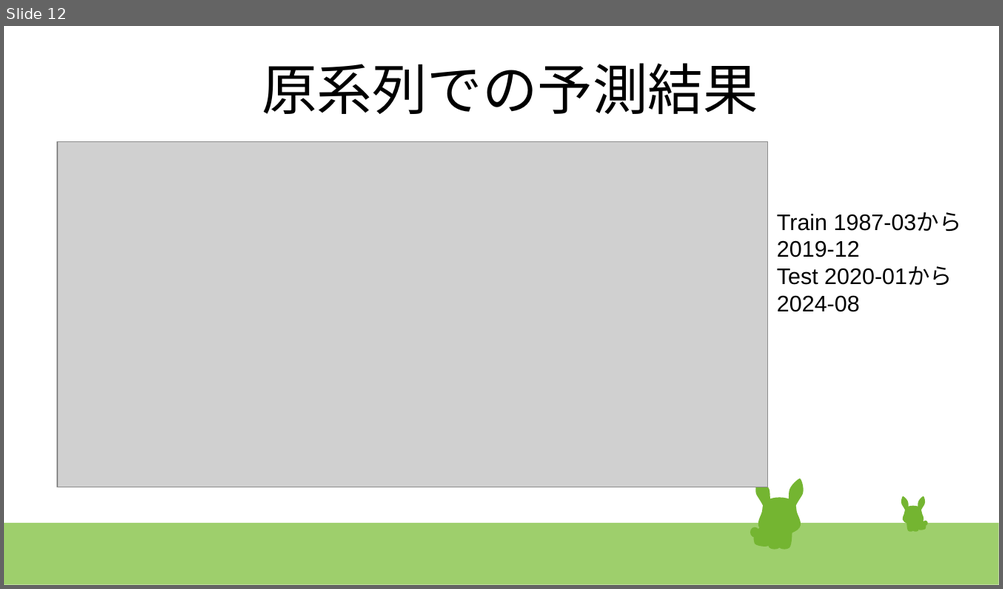
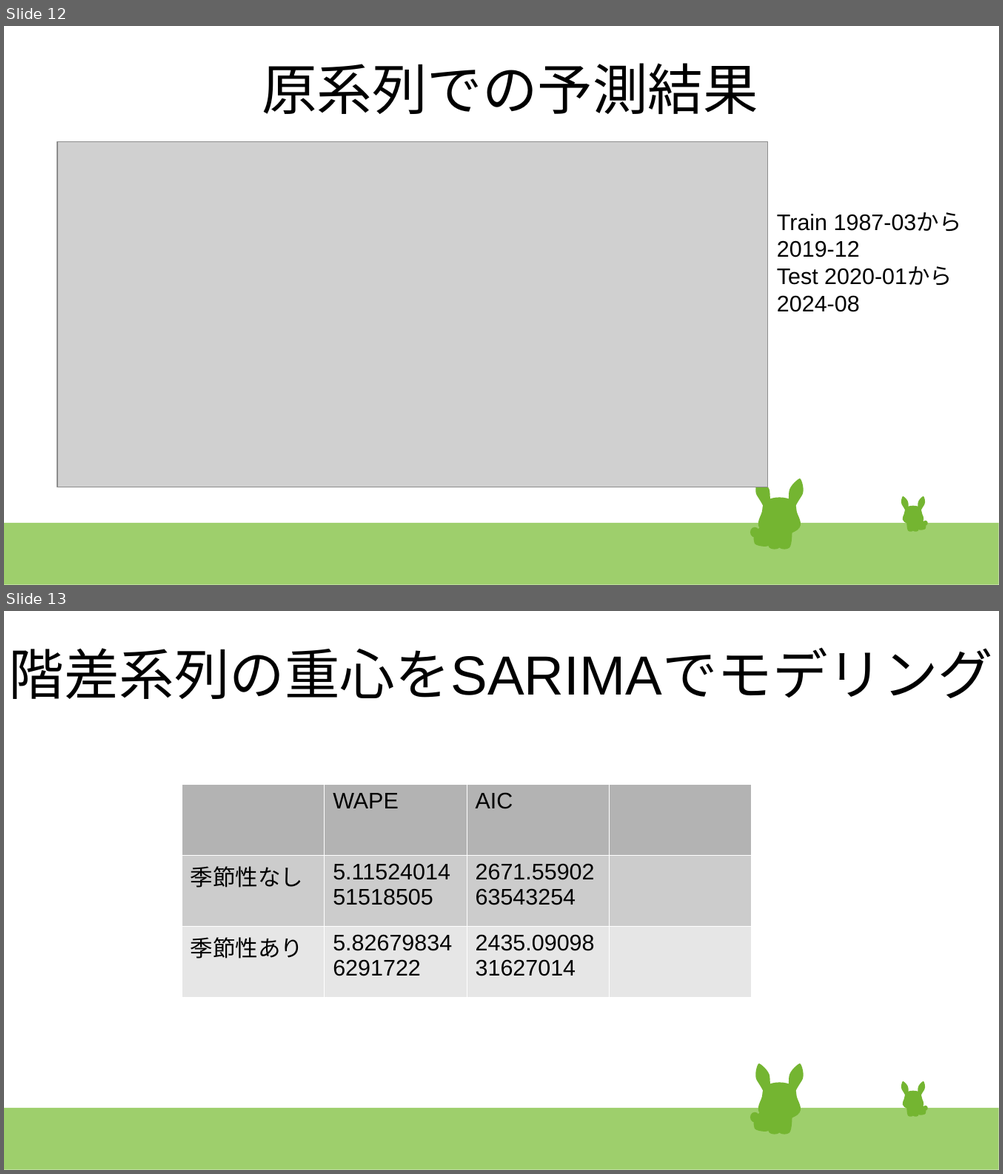
Before and after one commit to kawagashira/deepcraft, a slide deck: time_series/time_series.pptx. Shown one above the other, each under a label of ours: slide 12 before the commit, slides 12 and 13 after it. The pictures are 1003x589 and 1003x1174 pixels, drawn with LibreOffice and Linux fonts; fonts in the diff are those of the drawing; grey boxes stand for pictures. Boxes give left, top, right and bottom in pixels: in the first picture for what was removed or moved away, otherwise in the second. Text is boxed around its words. In the diff, an @@ line names an element or a change of style, - is before the commit and + after.

```diff
--- a/time_series/time_series.pptx
+++ b/time_series/time_series.pptx
@@ slide 13 added at [4, 611, 999, 1170], background #FFFFFF; not listed: 47 template elements that a slide beside it also shows @@
@@ title added at [9, 647, 993, 699], 44 pt, text #000000 @@
+階差系列の重心をSARIMAでモデリング
@@ table added at [182, 784, 752, 997], 3 rows, 4 columns @@
+ | WAPE | AIC | 
+季節性なし | 5.1152401451518505 | 2671.5590263543254 | 
+季節性あり | 5.826798346291722 | 2435.0909831627014 | 
```
Also in this commit, not shown: 2 slides changed, 2 other slides added, 1 slide removed, 3 other files.
